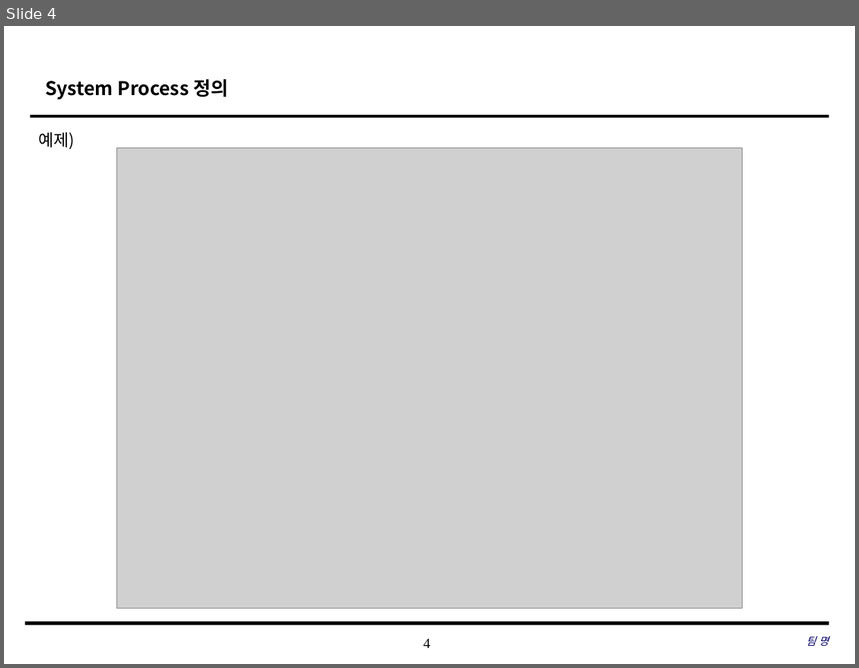
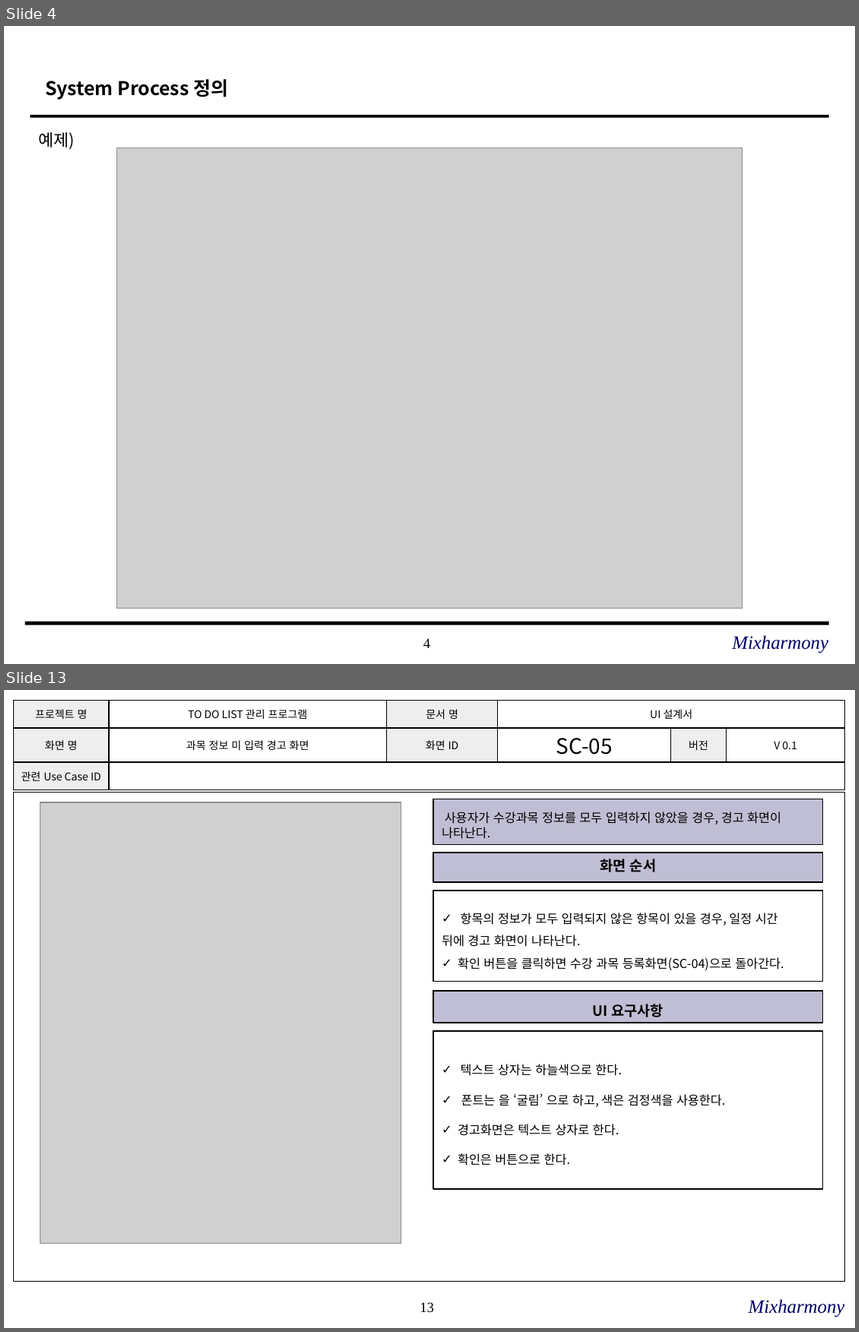
Before and after one commit to SE-admin/SE2017_2_mixharmony, a slide deck: doc/3_ 설계서/UI Design Template.pptx. Shown one above the other, each under a label of ours: slide 4 before the commit, slides 4 and 13 after it; the slides between them are not shown. The pictures are 859x668 and 859x1332 pixels, drawn with LibreOffice and Linux fonts; fonts in the diff are those of the drawing; grey boxes stand for pictures; background and template pictures are left out. Boxes give left, top, right and bottom in pixels: in the first picture for what was removed or moved away, otherwise in the second. Text is boxed around its words. In the diff, an @@ line names an element or a change of style, - is before the commit and + after.

Commit message:
#863 UI설계서 진행

```diff
--- a/doc/3_ 설계서/UI Design Template.pptx
+++ b/doc/3_ 설계서/UI Design Template.pptx
@@ slide 13 added at [4, 690, 855, 1328], background #FFFFFF; not listed: 1 template element that a slide beside it also shows @@
@@ table added at [13, 700, 844, 784], 3 rows, 6 columns @@
+프로젝트 명 | TO DO LIST 관리 프로그램 | 문서 명 | UI 설계서 |  | 
+화면 명 | 과목 정보 미 입력 경고 화면 | 화면 ID | SC-05 | 버전 | V 0.1
+관련 Use Case ID |  |  |  |  | 
@@ rectangle added at [13, 792, 845, 1281], outline #000000 0.75 pt @@
@@ picture added at [40, 802, 401, 1243] @@
@@ rectangle added at [434, 799, 824, 844], fill #C0BED4, outline #000000 1 pt, 10.5 pt, text #000000 @@
+사용자가 수강과목 정보를 모두 입력하지 않았을 경우, 경고 화면이
+나타난다.
@@ rectangle added at [434, 853, 824, 882], fill #C0BED4, outline #000000 1 pt, 12 pt, text #000000, bold @@
+화면 순서
@@ rectangle added at [434, 890, 824, 981], fill #FFFFFF, outline #000000 1 pt, 10.5 pt, text #000000 @@
+✓ 항목의 정보가 모두 입력되지 않은 항목이 있을 경우, 일정 시간
+뒤에 경고 화면이 나타난다.
+✓ 확인 버튼을 클릭하면 수강 과목 등록화면(SC-04)으로 돌아간다.
@@ rectangle added at [434, 990, 824, 1023], fill #C0BED4, outline #000000 1 pt, 12 pt, text #000000, bold @@
+UI 요구사항
@@ rectangle added at [434, 1031, 824, 1189], fill #FFFFFF, outline #000000 1 pt, 10.5 pt, text #000000 @@
+✓ 텍스트 상자는 하늘색으로 한다.
+✓ 폰트는 을 ‘굴림’ 으로 하고, 색은 검정색을 사용한다.
+✓ 경고화면은 텍스트 상자로 한다.
+✓ 확인은 버튼으로 한다.
@@ text added at [749, 1300, 845, 1318], 16 pt, text #000066, italic @@
+Mixharmony
@@ slide 4 changed as well @@
@@ text at [732, 636, 829, 654]: text changed; size 9 to 16 pt @@
-팀 명
+Mixharmony
```
Also in this commit, not shown: 5 other slides changed, 35 other slides added.
